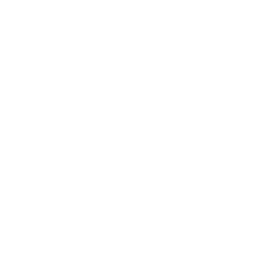
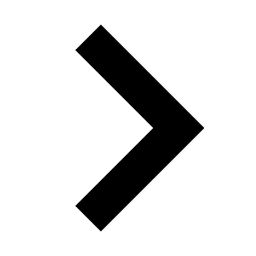
Revision of a layered w=256, h=256 image; what changed, layer by layer:
added layer "icons8-expand-arrow-480 copy" above "icons8-expand-arrow-480" over [75, 24, 205, 232]
hid "+" over [77, 57, 202, 204]
